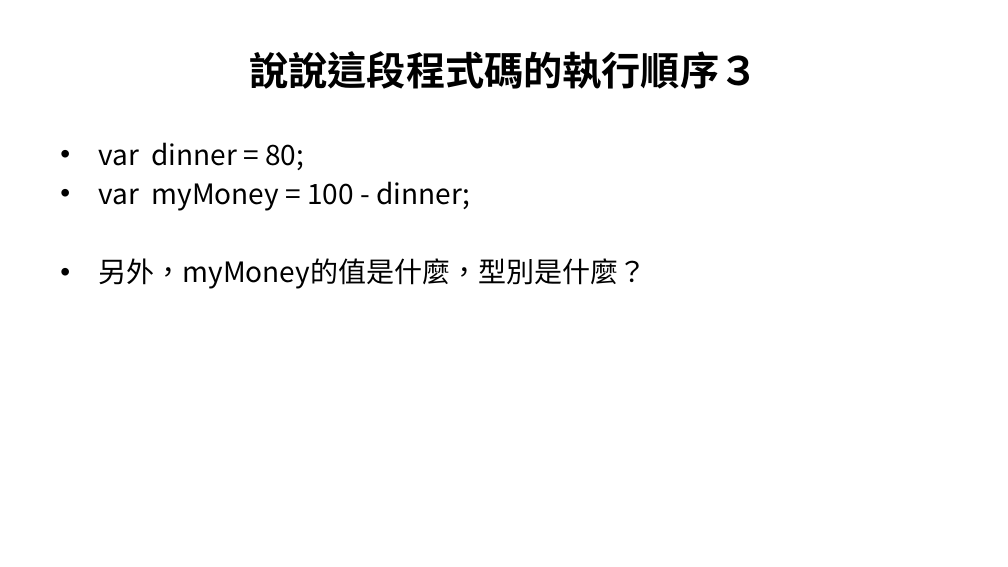
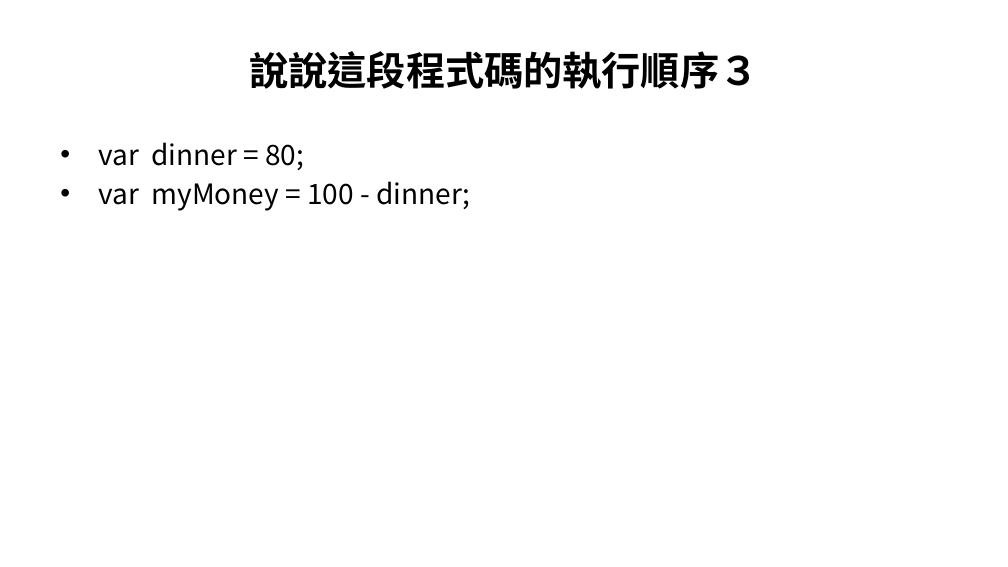
Before and after one commit to allen8101070/JavaScript-PPT, a slide deck: slide 44 of javaScript.pptx (slide 43 before the commit). Drawn at 1008x567 pixels with LibreOffice and Linux fonts; fonts in the diff are those of the drawing. Boxes give left, top, right and bottom in pixels: in the first picture for what was removed or moved away, otherwise in the second. Text is boxed around its words. In the diff, an @@ line names an element or a change of style, - is before the commit and + after.

```diff
--- a/javaScript.pptx
+++ b/javaScript.pptx
@@ text at (98, 258, 646, 289): paragraph removed @@
-• 另外，myMoney的值是什麼，型別是什麼？
```
Also in this commit, not shown: 6 other slides changed, 23 slides added, 1 slide removed.
